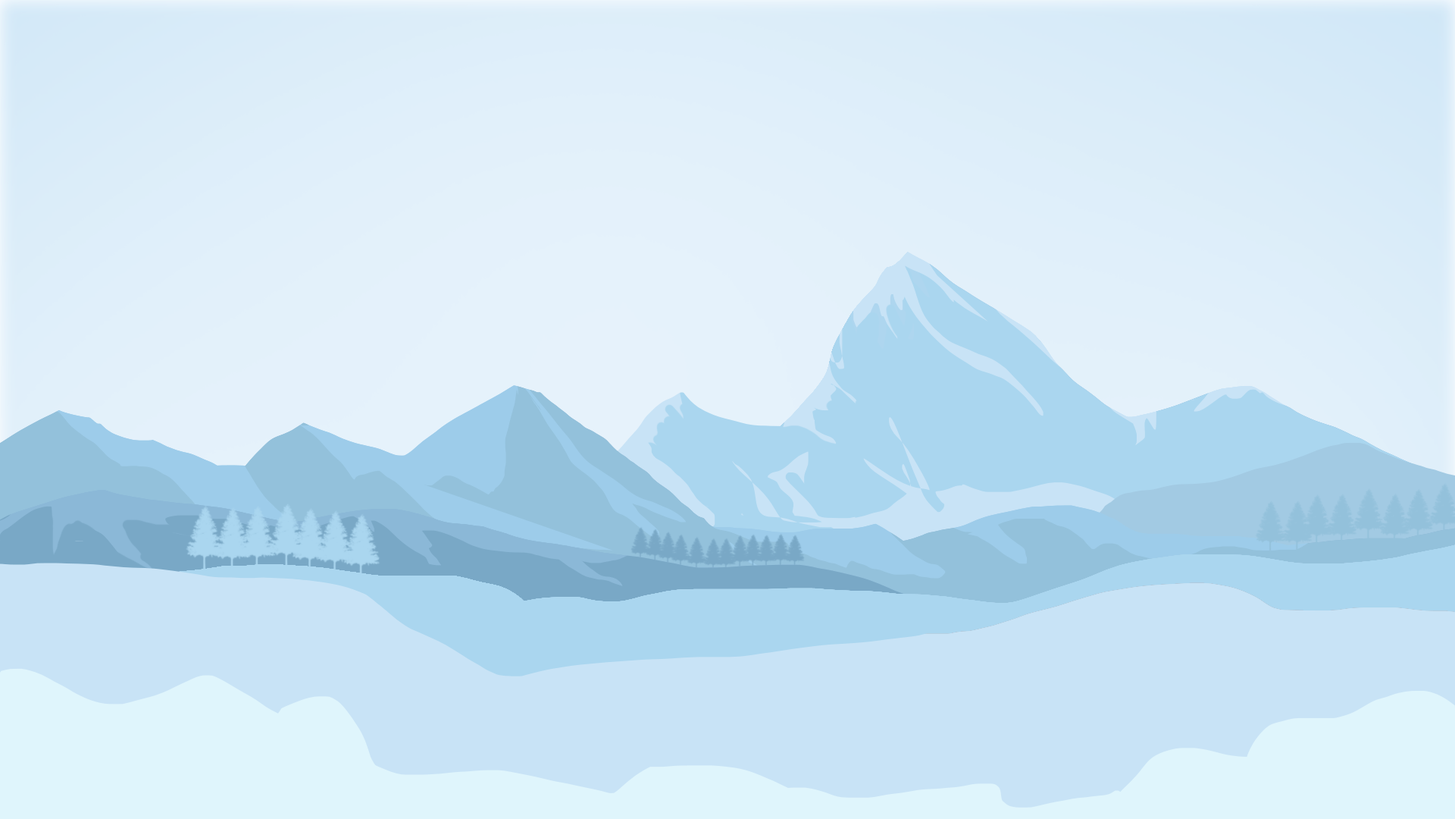
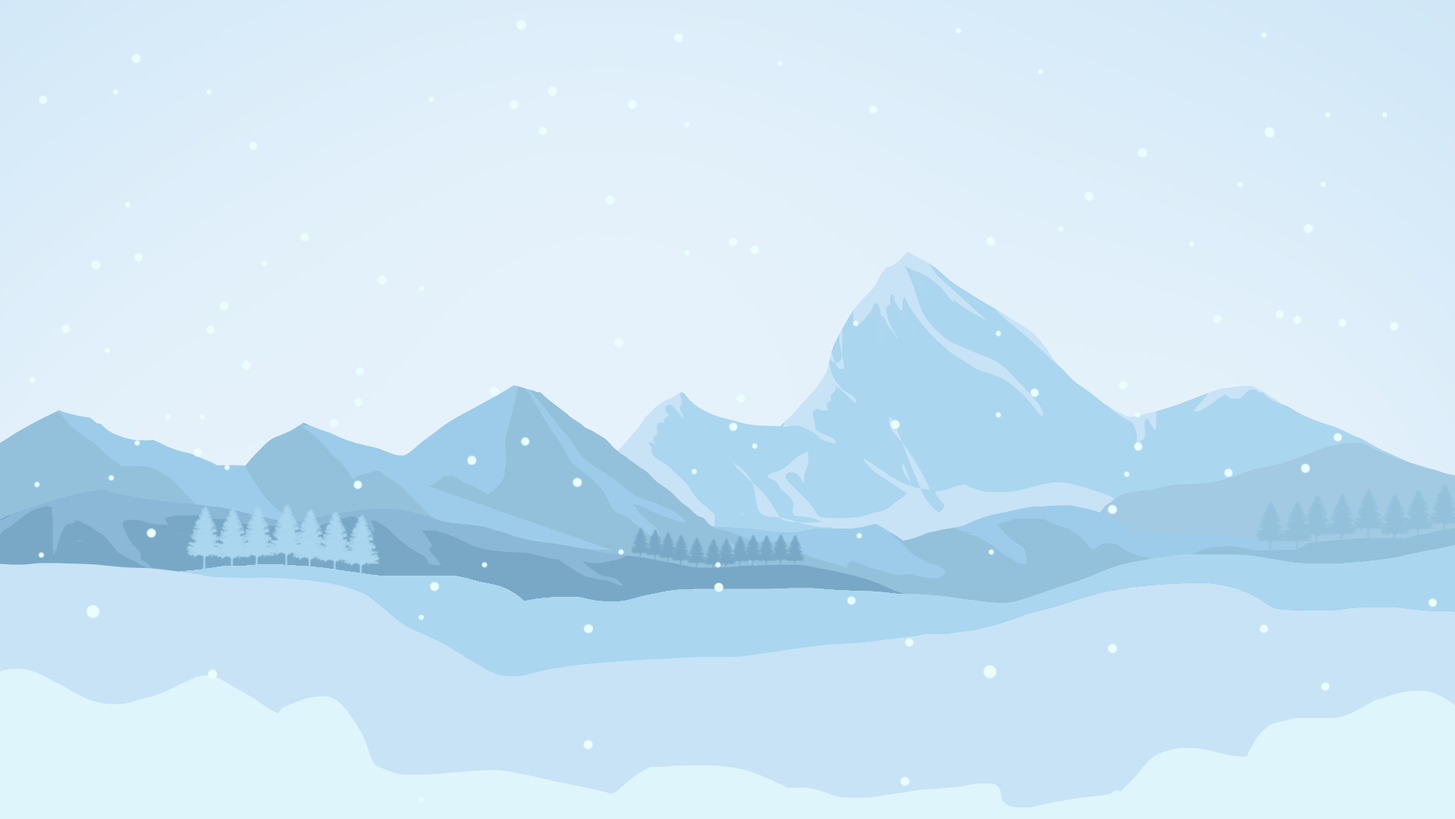
Before/after of a (1455, 819) layered artwork. What changed in the layer stack:
showed "Layer 18" over (85, 603, 998, 679)
showed "Layer 17" over (28, 27, 1388, 802)
showed "Layer 16" over (37, 19, 1438, 787)
painted on "Layer 8" over (0, 0, 1455, 802)
